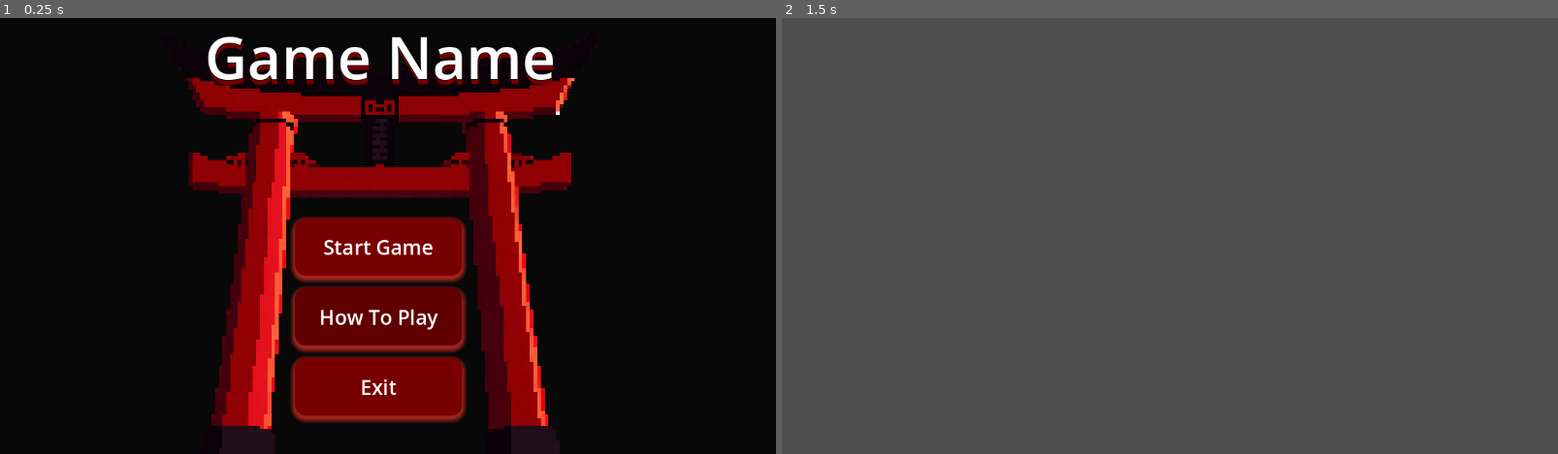
Above: before the commit, frames 1-2 (left to right).
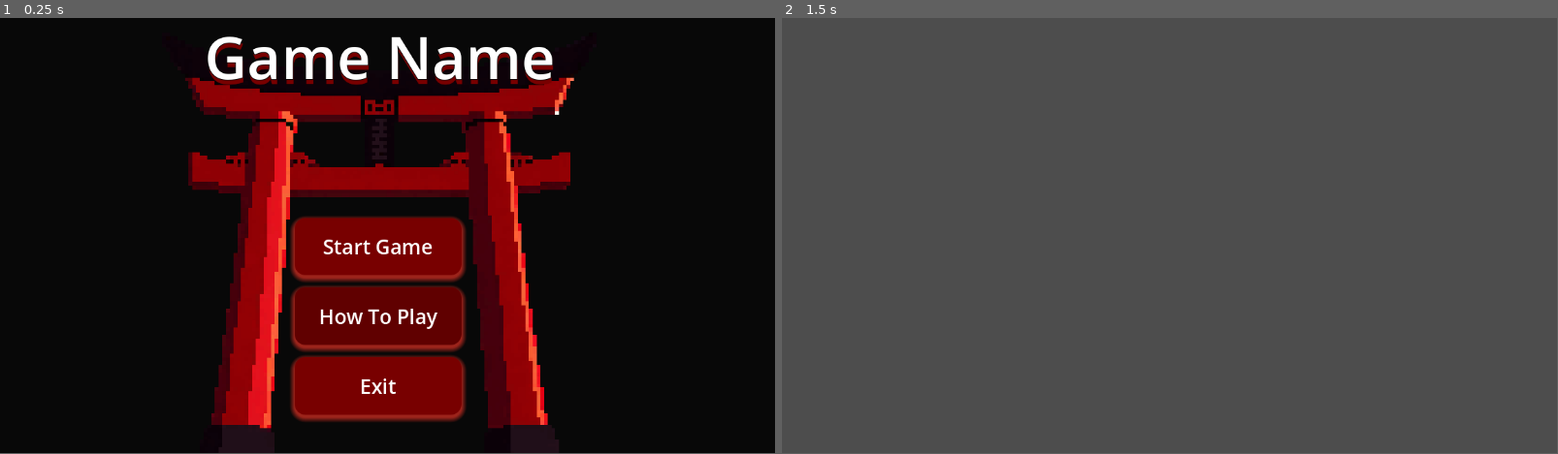
Above: after the commit, the same moments.

Repository: LukeKacprowski/Knight-Hacks-VIII-Project
Game: Godot game, scene res://Scenes/main.tscn
Two runs of this game, one before a commit and one after it. Both use one fixed random seed, a clock stepped at 60 frames per second and the inputs below.
Inputs:
- Up to frame 1 (0.25 s): no input
- Up to frame 2 (1.5 s): click "Start Game" at 0.5 s; tap Enter at 1.25 s
In our replay, the window is 800x450 before the commit and 799x449 after it. These sizes can differ from the game's own. Grey fills any space a smaller window leaves; there, only what the larger window draws over its background counts as a difference.

The runs differ from the first frame. In frame 1, 2.6% of the frame differs, in the area x 24-75%, y 4-97%; in frame 2, only the window size differs.
Error after the commit: Invalid access to property or key 'player_key_pressed' on a base object of type 'Node (input_manager.gd)'. (res://Scripts/controllers/gameplay_controller.gd:15)

Commit message:
Still Fixing Merge Issues

Diff:
--- a/Scenes/gameplay.tscn
+++ b/Scenes/gameplay.tscn
@@ -1,3 +1,38 @@
-[gd_scene format=3 uid="uid://ddqooonv3q8n7"]
+[gd_scene load_steps=6 format=3 uid="uid://ddqooonv3q8n7"]
 
-[node name="Node2D" type="Node2D"]
+[ext_resource type="Script" uid="uid://dqoea6dokts24" path="res://Scripts/controllers/camera_controller.gd" id="1_r8bcl"]
+[ext_resource type="Script" uid="uid://dpk5ytof23au7" path="res://Scripts/controllers/gameplay_controller.gd" id="1_rlidi"]
+[ext_resource type="Script" uid="uid://bvsl7af224m8g" path="res://Scripts/controllers/animation_controller.gd" id="2_rlidi"]
+[ext_resource type="Script" uid="uid://d3vdgbnb16827" path="res://Scripts/player.gd" id="5_puebw"]
+[ext_resource type="Script" uid="uid://dvwjmeb2xlqxa" path="res://Scenes/player_data_manager.gd" id="5_rlidi"]
+
+[node name="GameplayScene" type="Node2D"]
+script = ExtResource("1_rlidi")
+
+[node name="Camera2D" type="Camera2D" parent="."]
+script = ExtResource("1_r8bcl")
+
+[node name="GameplayAnimatedSprite" type="AnimatedSprite2D" parent="."]
+
+[node name="GameLogic" type="Node" parent="."]
+
+[node name="RoundController" type="Node" parent="GameLogic"]
+script = ExtResource("2_rlidi")
+
+[node name="AnimationController" type="Node" parent="GameLogic"]
+script = ExtResource("2_rlidi")
+
+[node name="PlayerDataManager" type="Node" parent="GameLogic"]
+script = ExtResource("5_rlidi")
+
+[node name="Player1Data" type="Node" parent="GameLogic/PlayerDataManager"]
+script = ExtResource("5_puebw")
+
+[node name="Player2Data" type="Node" parent="GameLogic/PlayerDataManager"]
+script = ExtResource("5_puebw")
+
+[node name="VFXLayer" type="Node2D" parent="."]
+
+[node name="UI" type="CanvasLayer" parent="."]
+
+[node name="Audio" type="Node" parent="."]
--- a/Scripts/controllers/round_controller.gd
+++ b/Scripts/controllers/round_controller.gd
@@ -1,11 +1,135 @@
 extends Node
 
+#Signals for GameplayScene
+signal player_key_pressed(player_id: int, correct: bool)
+signal round_timer_updated(round_time: float)
+signal round_started(p1_letter_sequence: Array, p2_letter_sequence: Array)
+signal player1_wins_round
+signal player2_wins_round
+signal both_players_failed
+signal both_players_succeed
 
-# Called when the node enters the scene tree for the first time.
-func _ready() -> void:
-	pass # Replace with function body.
+#Time sequence variables
+const p1_letter_dict = {1: "Q", 2: "W", 3: "E", 4: "A", 5: "S", 6: "D"}
+const p2_letter_dict = {1: "U", 2: "I", 3: "O", 4: "J", 5: "K", 6: "L"}
+const p1_reversed_dict = {"Q": 1, "W": 2, "E": 3, "A": 4, "S": 5, "D": 6}
+const p2_reversed_dict = {"U": 1, "I": 2, "O": 3, "J": 4, "K": 5, "L": 6}
+var p1_letter_sequence = []
+var p2_letter_sequence = []
 
+#round time dependencies
+var round_active: bool = false
+var round_time: float
+var current_time: float
+var time_decrease_percent: float = 0.125
+
+var player_completed: Array = [false, false]
+var player_failed: Array = [false, false]
+
+#Result Cases
+var both_players_finish: bool = false
 
 # Called every frame. 'delta' is the elapsed time since the previous frame.
 func _process(delta: float) -> void:
-	pass
+	if not round_active:
+		return
+
+	if p1_letter_sequence.is_empty():
+		player_completed[0] = true
+	if p2_letter_sequence.is_empty():
+		player_completed[1] = true
+	if player_completed[0] == true and player_completed[1] == true:
+		both_players_finish = true
+		_evaluate_round()
+
+	current_time -= delta
+
+	if current_time <= 0:
+		current_time = 0.0
+		_handle_timeout()
+
+func load_sequences() -> void:
+	randomize()
+	for i in 3:
+		var num: int = randi_range(1, 6)
+		p1_letter_sequence.append(p1_letter_dict[num])
+		p2_letter_sequence.append(p2_letter_dict[num])
+
+func handle_p1_input(key: String):
+	if p1_letter_sequence.is_empty():
+		return
+
+	var popped = p1_letter_sequence.pop_back()
+
+	if popped == key:
+		emit_signal("player_key_pressed", 0, true)
+		return
+	else:
+		emit_signal("player_key_pressed", 0, false)
+		player_failed[0] = true
+		return
+
+func handle_p2_input(key: String):
+	if p2_letter_sequence.is_empty():
+		return
+
+	var popped = p2_letter_sequence.pop_back()
+
+	if popped == key:
+		emit_signal("player_key_pressed", 1, true)
+		return
+	else:
+		emit_signal("player_key_pressed", 1, false)
+		player_failed[1] = true
+		return
+
+func _handle_timeout():
+	_evaluate_round()
+
+func start_round(round_timer: float):
+	round_active = true
+	round_time = round_timer
+	current_time = round_time
+	InputManager.handle_p1_input.connect(handle_p1_input)
+	InputManager.handle_p2_input.connect(handle_p2_input)
+	load_sequences()
+	emit_signal("round_started", p1_letter_sequence, p2_letter_sequence)
+
+func end_round():
+	round_active = false
+
+func _evaluate_round():
+	if not round_active:
+		return
+
+	end_round()
+
+	var _p1_success = player_completed[0] and not player_failed[0]
+	var _p2_success = player_completed[1] and not player_failed[1]
+
+	#Case 1: Timeout or Both Fail
+	if (player_completed[0] == false && player_completed[1] == false) || (_p1_success == false && _p2_success == false):
+		check_timer()
+		emit_signal("round_timer_updated", round_time)
+		emit_signal("both_players_failed")
+
+	#Case 2: Player 1 wins
+	elif _p1_success == true && _p2_success == false:
+		emit_signal("player1_wins_round")
+
+	#Case 3: Player 2 wins
+	elif _p2_success == true && _p1_success == false:
+		emit_signal("player2_wins_round")
+
+	#Case 4: Both Succeed
+	elif _p1_success == true && _p2_success == true:
+		increase_round_difficulty()
+		emit_signal("round_timer_updated", round_time)
+		emit_signal("both_players_succeed")
+
+func check_timer():
+	if round_time < 2.0:
+		round_time = 2.0
+
+func increase_round_difficulty():
+	round_time *= (1 - time_decrease_percent)
--- a/project.godot
+++ b/project.godot
@@ -19,8 +19,3 @@
 GameManager="*res://Scripts/managers/game_manager.gd"
 Music="*res://Scenes/music.tscn"
 InputManager="*res://Scripts/managers/input_manager.gd"
-
-[display]
-
-window/stretch/mode="viewport"
-window/stretch/aspect="expand"
